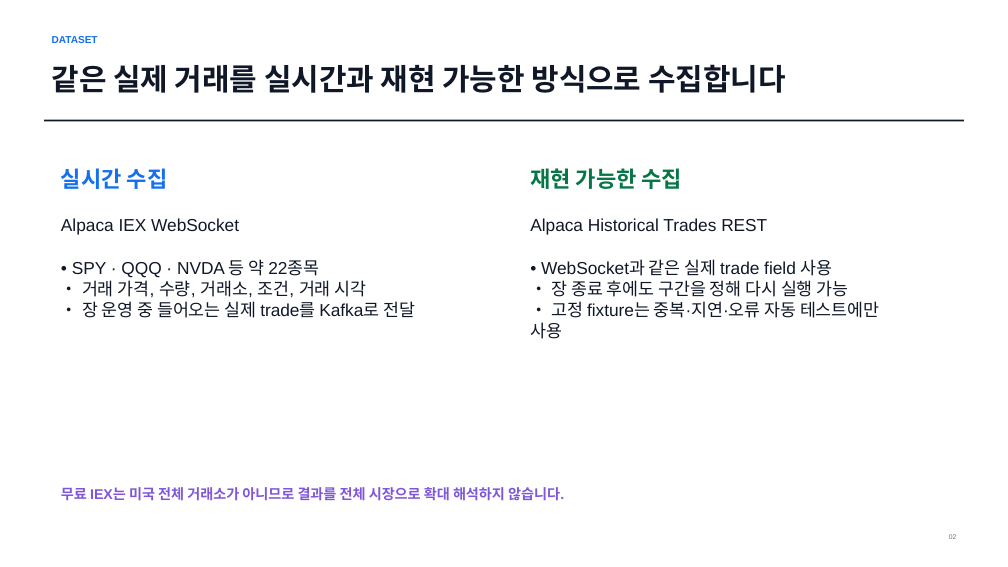
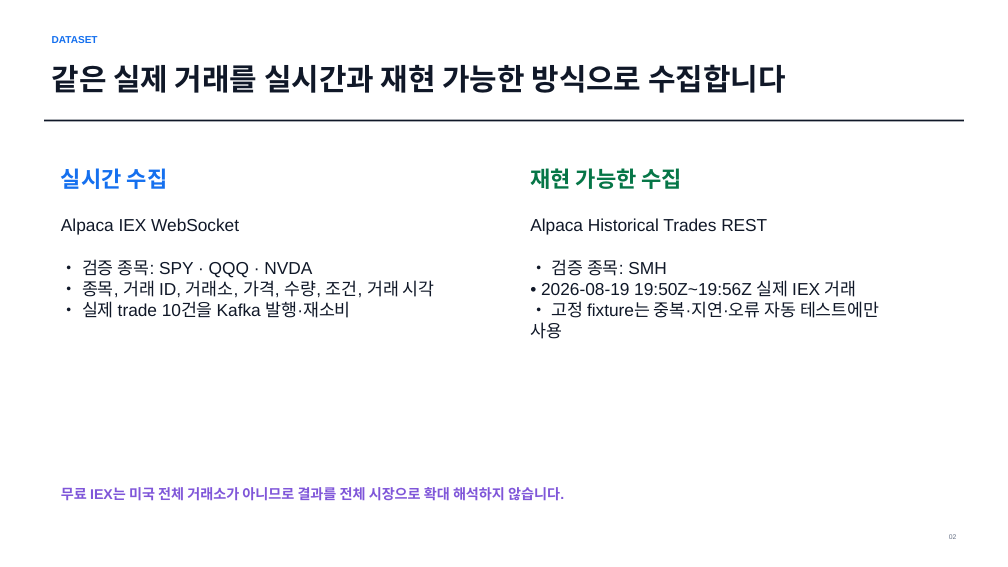
Before and after one commit to hjh6709/us-market-intelligence-pipeline, a slide deck: slide 2 of docs/presentation/us-market-pipeline-assignment.pptx. Drawn at 1008x567 pixels with LibreOffice and Linux fonts; fonts in the diff are those of the drawing. Boxes give left, top, right and bottom in pixels: in the first picture for what was removed or moved away, otherwise in the second. Text is boxed around its words. In the diff, an @@ line names an element or a change of style, - is before the commit and + after.

Commit message:
feat: build CPI event study and finalize Kafka Spark assignment

```diff
--- a/docs/presentation/us-market-pipeline-assignment.pptx
+++ b/docs/presentation/us-market-pipeline-assignment.pptx
@@ text at (x1=82, y1=259, x2=435, y2=318): text changed @@
-• SPY · QQQ · NVDA 등 약 22종목
-• 거래 가격, 수량, 거래소, 조건, 거래 시각
-• 장 운영 중 들어오는 실제 trade를 Kafka로 전달
+• 검증 종목: SPY · QQQ · NVDA
+• 종목, 거래 ID, 거래소, 가격, 수량, 조건, 거래 시각
+• 실제 trade 10건을 Kafka 발행·재소비
@@ text at (x1=541, y1=259, x2=857, y2=297): text changed @@
-• WebSocket과 같은 실제 trade field 사용
-• 장 종료 후에도 구간을 정해 다시 실행 가능
+• 검증 종목: SMH
+• 2026-08-19 19:50Z~19:56Z 실제 IEX 거래
```
Also in this commit, not shown: 5 other slides changed, 45 other files.
